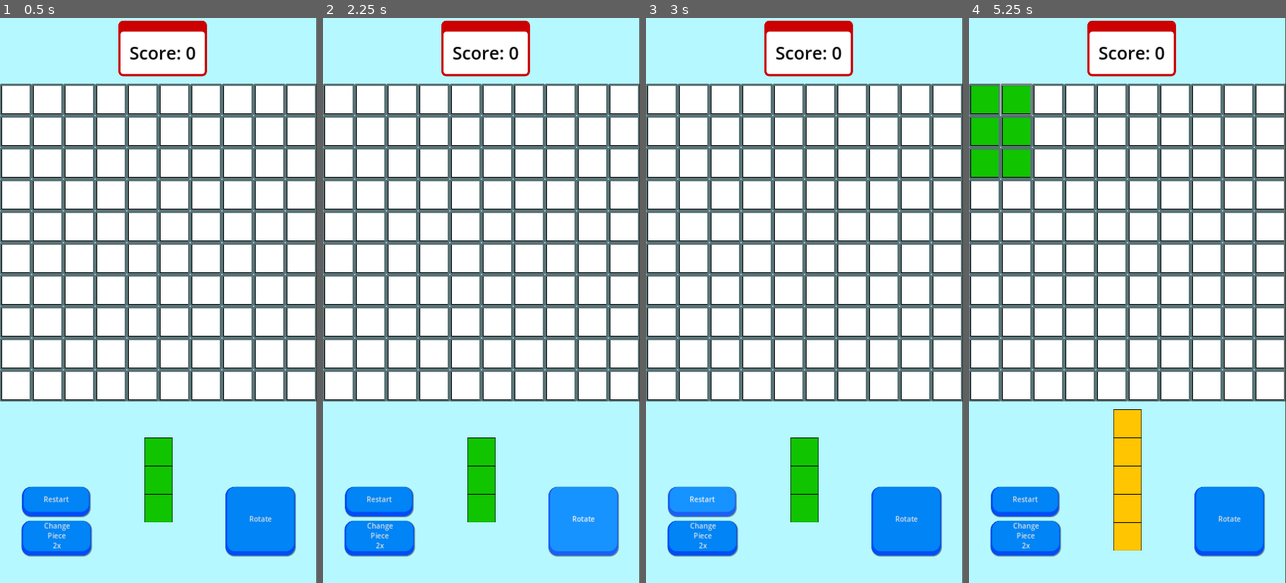
Above: before the commit, frames 1-4 (left to right).
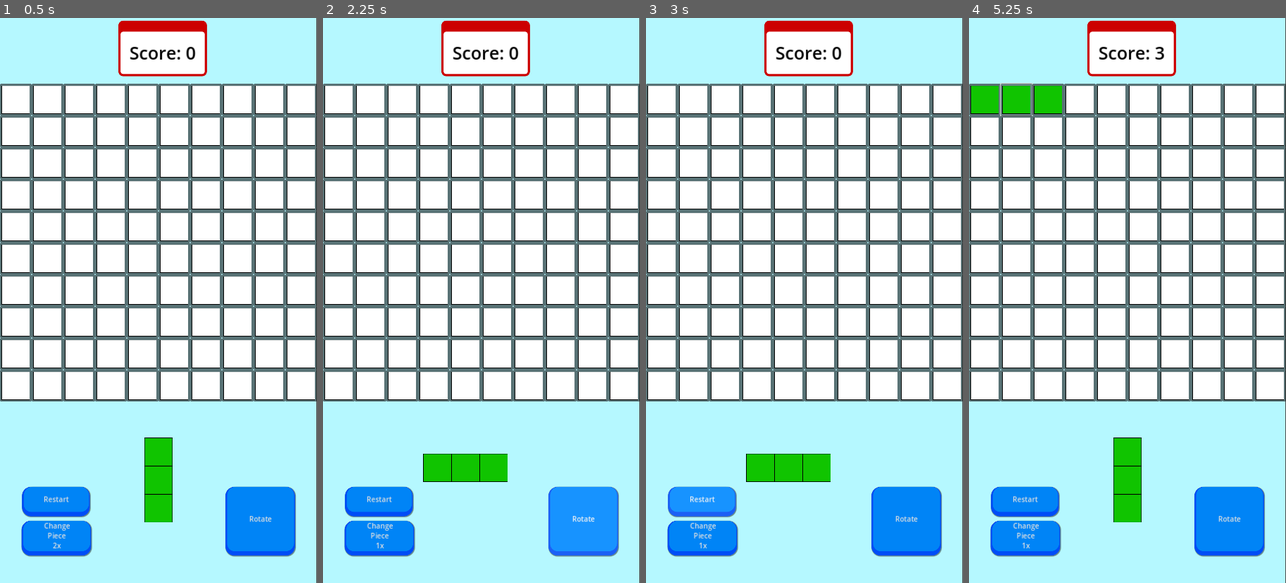
Above: after the commit, the same moments.

Repository: Awe0/AppMobile
Game: Godot game, scene res://Scenes/Game.tscn
The game is run twice, just before and just after one commit, with the same random seed, the same clock (stepped at 60 frames per second) and the same inputs.
Inputs (mouse positions are in pixels of both pictures, inside the frame that each line leads up to):
- Up to frame 1 (0.5 s): no input
- Up to frame 2 (2.25 s): click "Restart" at 0.5 s; click "Change Piece 2x" (after the commit: "Change Piece 1x") at 1.25 s; click "Rotate" at 2 s
- Up to frame 3 (3 s): click "Restart" at 2.75 s
- Up to frame 4 (5.25 s): click "Restart" at 3.5 s; click (984, 97) at 4.27 s; click (1016, 97) at 5.02 s

Frame 1 is identical in both runs. In frame 2, 1.8% of the frame differs, in the area x 16-59%, y 74-94%; in frame 3, 1.8%; in frame 4, 4.3%, in the area x 0-62%, y 5-95%.

Commit message:
add score for each pieces

Diff:
--- a/hideandseekgds/Scripts/color.gd
+++ b/hideandseekgds/Scripts/color.gd
@@ -1,6 +1,7 @@
 extends Node2D
 
 @export var size = 0
+@export var score = 0
 @export var color_name = ""
 @onready var texture_rect: TextureRect = $TextureRect
 var is_vertical = true
--- a/hideandseekgds/Scripts/game.gd
+++ b/hideandseekgds/Scripts/game.gd
@@ -1,10 +1,18 @@
 extends Control
+
+@onready var grid_container: GridContainer = $GridContainer
+@onready var score_label: Label = $Label
+@onready var texture_rect_preview: TextureRect = $TextureRect
+@onready var restart_button: Button = $Restart
+@onready var change_piece_button: Button = $ChangePiece
 
 const GRID_SIZE = 10
 const BLANK_CELL = preload("res://Assets/blank.png")
-@onready var texture_rect_preview: TextureRect = $TextureRect
+
+var score: int = 0
 var cells = []
 var selected_color = null
+var attempt = 2
 var color_scenes = [
 	preload("res://Scenes/Yellow.tscn"),
 	preload("res://Scenes/Green.tscn"),
@@ -19,11 +27,12 @@
 }
 
 func _ready():
+	print(grid_container)
 	create_grid()
 	assign_random_color()
 
 func _process(delta: float) -> void:
-	rotate_color()
+	pass
 
 func create_grid():
 	for i in range(GRID_SIZE):
@@ -34,7 +43,7 @@
 			cell_button.pressed.connect(func() -> void:
 				_button_pressed(i, j)
 			)
-			$GridContainer.add_child(cell_button)
+			grid_container.add_child(cell_button)
 			row.append(cell_button)
 		cells.append(row)
 
@@ -42,13 +51,8 @@
 	var text_error = "ERROR"
 	if selected_color:
 		place_color(i, j)
-		# Vérifier s'il reste de la place pour la pièce actuelle
-		if not can_place_anywhere(selected_color):
+		if not check_grid(selected_color):
 			print("Aucune place disponible pour la pièce actuelle")
-			# Ajouter une action, comme afficher un popup ou un message ici
-		else:
-			# Générer une nouvelle couleur si la pièce actuelle ne peut plus être placée
-			assign_random_color()
 	else:
 		SignalBus.popup_displayed.emit(text_error)
 		#popup_container.add_child(popup_instance)
@@ -61,10 +65,12 @@
 			var x = i + n if selected_color.is_vertical else i
 			var y = j if selected_color.is_vertical else j + n
 			cells[x][y].icon = load("res://Assets/"+ selected_color.color_name +".png")
+		score_count()
 		assign_random_color()
 	else:
 		SignalBus.popup_displayed.emit(text_error)
 		#popup_container.add_child(popup_instance)
+		return
 
 func can_place_color(i: int, j: int, size: int, is_vertical: bool) -> bool:
 	for n in range(size):
@@ -76,20 +82,6 @@
 			return false
 	return true
 
-func rotate_color():
-	var text_error = "No color selected, you can't rotate."
-	if Input.is_action_just_released("rotate"):
-		if selected_color != null:
-			if selected_color.is_vertical == true:
-				selected_color.is_vertical = false
-				texture_rect_preview.rotation = -1.57079994678497
-			else:
-				selected_color.is_vertical = true
-				texture_rect_preview.rotation = 0
-	else:
-		SignalBus.popup_displayed.emit(text_error)
-		#popup_container.add_child(popup_instance)
-
 func assign_random_color():
 	texture_rect_preview.rotation = 0
 	var random_index = randi() % color_scenes.size()
@@ -98,7 +90,15 @@
 	if color_previews.has(color_name):
 		texture_rect_preview.texture = color_previews[color_name]
 
-func can_place_anywhere(piece) -> bool:
+func check_grid(piece) -> bool:
+	var has_blank_cell = false
+	for row in cells:
+		for cell in row:
+			if cell.icon == BLANK_CELL:
+				has_blank_cell = true
+				break
+	if not has_blank_cell:
+		reset_grid()
 	for i in range(GRID_SIZE):
 		for j in range(GRID_SIZE):
 			if can_place_color(i, j, piece.size, true):
@@ -106,3 +106,45 @@
 			if can_place_color(i, j, piece.size, false):
 				return true
 	return false
+
+func score_count():
+	score += selected_color.score
+	score_label.text = "Score: " + str(score)
+
+func reset_grid():
+	for row in cells:
+		for cell in row:
+			if cell.icon != BLANK_CELL:
+				cell.icon = load("res://Assets/blank.png")
+
+func _on_rotate_pressed() -> void:
+	if selected_color != null:
+		if selected_color.is_vertical == true:
+			selected_color.is_vertical = false
+			texture_rect_preview.rotation = -1.57079994678497
+		else:
+			selected_color.is_vertical = true
+			texture_rect_preview.rotation = 0
+
+func _on_restart_pressed() -> void:
+	reset_grid()
+	var enable_theme_button = load("res://Themes/Buttons.tres")
+	score_label.text = "Score: 0"
+	change_piece_button.text = "Change\nPiece\n1x"
+	attempt = 0
+	change_piece_button.set_theme(enable_theme_button)
+
+
+func _on_change_piece_pressed() -> void:
+	var disable_theme_button = load("res://Themes/Disable_Button.theme")
+	if attempt == 2:
+		assign_random_color()
+		change_piece_button.text = "Change\nPiece\n1x"
+		attempt = 1
+	elif attempt == 1:
+		assign_random_color()
+		change_piece_button.text = "No attempt!"
+		attempt = 0
+		change_piece_button.set_theme(disable_theme_button)
+	else:
+		pass
